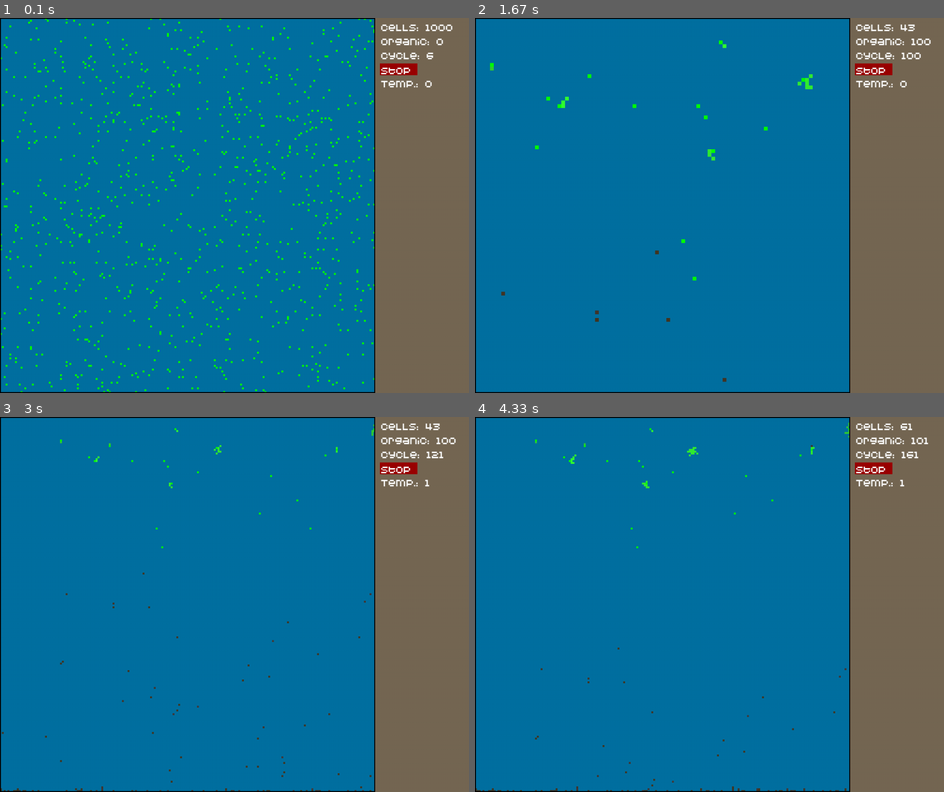
Above: before the commit, frames 1-4 (two rows, left to right).
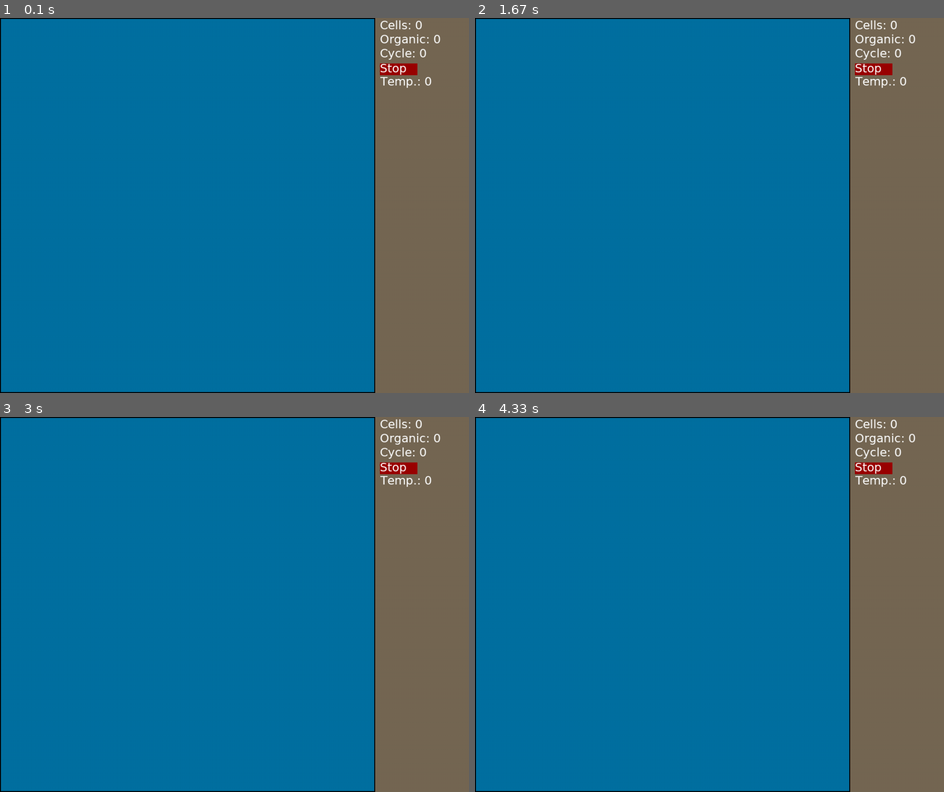
Above: after the commit, the same moments.

Repository: PilotOfAsuka/CellLabPython
Game: pygame game, started from main.py
Two runs of this game, one before a commit and one after it. Both use one fixed random seed, a clock stepped at 60 frames per second and the inputs below.
Inputs (mouse positions are in pixels of both pictures, inside the frame that each line leads up to):
- Up to frame 1 (0.1 s): no input
- Up to frame 2 (1.67 s): hold + 0.33-0.8 s; hold Right 0.33-0.8 s; hold Up from 1.33 s (still down)
- Up to frame 3 (3 s): release Up at 1.8 s; click "Stop" at 1.88 s; tap - at 2.17 s; tap Space at 2.5 s; press the mouse at (398, 469) at 2.87 s; move the mouse to (225, 589) at 2.97 s
- Up to frame 4 (4.33 s): release the mouse at (531, 709) at 3.1 s; press the mouse at (873, 469) at 3.2 s; move the mouse to (878, 465) at 3.3 s; release the mouse at (887, 465) at 3.43 s; press the mouse at (873, 469) at 3.53 s; move the mouse to (704, 552) at 3.63 s; release the mouse at (535, 634) at 3.77 s; press the mouse at (873, 469) at 3.87 s; move the mouse to (784, 600) at 3.97 s; release the mouse at (690, 735) at 4.1 s; press the mouse at (873, 469) at 4.2 s; move the mouse to (737, 570) at 4.3 s

The runs differ from the first frame. In frame 1, 3.6% of the frame differs, in the area x 0-97%, y 0-100%; in frame 2, 1.2%; in frame 3, 1.2%; in frame 4, 1.2%.

Commit message:
Refactoring 15.05.24 15:15

Diff:
--- a/app.py
+++ b/app.py
@@ -1,6 +1,6 @@
-import configs as cfg
+import vars as cfg
 import pygame
-import surface
+import simulation
 import colors
 import main
 import gui
@@ -36,9 +36,9 @@
 
             self.gui.camera.update()
             self.draw()
-            self.surface.check_iterated()
+            #self.surface.check_iterated()
             genome.temp, genome.sun_coord = func.weather_simulation(gui.count_of_cycle)
-            self.surface.update_surface()
+            #self.surface.update_surface()
             self.gui.draw_gui()
             self.event()
             pygame.display.flip()
--- a/configs.py
+++ b/camera/camera.py
@@ -1,37 +1,10 @@
-
-import pygame
-import math
-# Установка размеров окна
-size = width, height = 1000, 800
-screen = pygame.display.set_mode(size)
-pygame.display.set_caption('Bot Simulation')
-gui_offset = 200  # Отступ справа от края для интерфейса
-
-# Мир теперь состоит из клеточек
-CELL_SIZE = 4  # Размер клетки изменяя этот параметр меняется масштаб
-GRID_SIZE_W = (width - gui_offset) // CELL_SIZE  # Задаем ширину сетки мира (-200 Это отступ для интерфейса)
-GRID_SIZE_H = height // CELL_SIZE  # Задаем высоту сетки мира
-START_NUM_OF_CELL = 1000  # Стартовое число клеток при создании мира
-gen_size = 64  # Размер гена
-
-
-world_size = math.sqrt(height**2 + (width - gui_offset)**2)
-# Кортеж направлений
-move_directions = (
-    (0, -1),  # Вверх 0
-    (1, -1),   # Вверх и вправо 1
-    (1, 0),  # Вправо 2
-    (1, 1),  # Вправо и вниз 3
-    (0, 1),  # Вниз 4
-    (-1, 1),  # Вниз и лево 5
-    (-1, 0),  # Влево 6
-    (-1, -1)  # Влево и вверх 7
-)
+from pygame_init import pg
+from vars import width, height
 
 
 class Camera:
     def __init__(self):
-        self.cam = pygame.Rect(0, 0, width-200, height)
+        self.cam = pg.Rect(0, 0, width-200, height)
         self.scale = 1
 
         self.x_offset = 0
@@ -62,35 +35,35 @@
         self.update_position()
 
     def handle_event(self, event):
-        if event.type == pygame.KEYDOWN:
-            if event.key == pygame.K_PLUS or event.key == pygame.K_EQUALS:
+        if event.type == pg.KEYDOWN:
+            if event.key == pg.K_PLUS or event.key == pg.K_EQUALS:
                 self.scale = self.scale + 1 if -1 < self.scale + 1 < 4 else self.scale
-            elif event.key == pygame.K_MINUS:
+            elif event.key == pg.K_MINUS:
                 self.scale = self.scale - 1 if 0 < self.scale - 1 < 4 else self.scale
 
-            elif event.key == pygame.K_LEFT:
+            elif event.key == pg.K_LEFT:
                 self.moving_left = True
                 pass
-            elif event.key == pygame.K_UP:
+            elif event.key == pg.K_UP:
                 self.moving_up = True
                 pass
-            elif event.key == pygame.K_RIGHT:
+            elif event.key == pg.K_RIGHT:
                 self.moving_right = True
                 pass
-            elif event.key == pygame.K_DOWN:
+            elif event.key == pg.K_DOWN:
                 self.moving_down = True
                 pass
-        if event.type == pygame.KEYUP:
-            if event.key == pygame.K_LEFT:
+        if event.type == pg.KEYUP:
+            if event.key == pg.K_LEFT:
                 self.moving_left = False
                 pass
-            elif event.key == pygame.K_UP:
+            elif event.key == pg.K_UP:
                 self.moving_up = False
                 pass
-            elif event.key == pygame.K_RIGHT:
+            elif event.key == pg.K_RIGHT:
                 self.moving_right = False
                 pass
-            elif event.key == pygame.K_DOWN:
+            elif event.key == pg.K_DOWN:
                 self.moving_down = False
                 pass
 
--- a/func.py
+++ b/func.py
@@ -1,9 +1,9 @@
 import random
-import configs as cfg
-import pygame
+from vars import GRID_SIZE_H, GRID_SIZE_W, move_directions, CELL_SIZE, height, width, gui_offset
+from pygame_init import pg, surface
 import numpy as np
 import math
-import gui
+from gui import camera
 import colors as c
 
 
@@ -11,11 +11,11 @@
 
 # Функция для генерации случайной свободной позиции
 def random_position(world_grid):
-    x = random.randint(0, cfg.GRID_SIZE_W - 1)
-    y = random.randint(0, cfg.GRID_SIZE_H - 1)
+    x = random.randint(0, GRID_SIZE_W - 1)
+    y = random.randint(0, GRID_SIZE_H - 1)
     while world_grid[y][x] is not None:
-        x = random.randint(0, cfg.GRID_SIZE_W - 1)
-        y = random.randint(0, cfg.GRID_SIZE_H - 1)
+        x = random.randint(0, GRID_SIZE_W - 1)
+        y = random.randint(0, GRID_SIZE_H - 1)
     return x, y  # Возврат случайных свободных позиций
 
 
@@ -23,15 +23,16 @@
 def get_free_adjacent_positions(position, world_grid):
     x, y = position
     free_positions = []
-    for dx, dy in cfg.move_directions:
-        nx = x + dx if -1 < x + dx < cfg.GRID_SIZE_W else x
-        ny = y + dy if -1 < y + dy < cfg.GRID_SIZE_H else y
+    for dx, dy in move_directions:
+        nx = x + dx if -1 < x + dx < GRID_SIZE_W else x
+        ny = y + dy if -1 < y + dy < GRID_SIZE_H else y
         if world_grid[ny][nx] is None:
             free_positions.append((nx, ny))
     return free_positions  # Возврат свободных позиций
 
 
 # Функция мутации
+
 def mutate_genome(genome):
     mutation_chance = 0.1  # Шанс мутации для каждого гена
     for i in range(len(genome)):
@@ -40,6 +41,7 @@
 
 
 # Функция мутации
+
 def mutate_genome_new(genome, mutation_chance, new_genome):
     """
     genome = Принимает на вход геном
@@ -54,14 +56,15 @@
 # Функция отрисовки объектов
 def draw_obj(obj, border_size=1):
     x, y = obj.position
-    rect = pygame.Rect((x + gui.camera.x_offset) * (cfg.CELL_SIZE * gui.camera.scale),
-                       (y + gui.camera.y_offset) * (cfg.CELL_SIZE * gui.camera.scale),
-                       (cfg.CELL_SIZE * gui.camera.scale), (cfg.CELL_SIZE * gui.camera.scale))
-    pygame.draw.rect(cfg.screen, obj.color, rect)
+    rect = pg.Rect((x + camera.x_offset) * (CELL_SIZE * camera.scale),
+                       (y + camera.y_offset) * (CELL_SIZE * camera.scale),
+                       (CELL_SIZE * camera.scale), (CELL_SIZE * camera.scale))
+    pg.draw.rect(surface, obj.color, rect)
     obj.rect = rect
     border_rect = rect.inflate(border_size * 2, border_size * 2)
     if obj.click is True:
-        pygame.draw.rect(cfg.screen,c.BLACK , border_rect, border_size)
+        pg.draw.rect(surface, c.BLACK, border_rect, border_size)
+
 
 def weather_simulation(cycle):
     """
@@ -81,8 +84,8 @@
 
     # Положение солнца зависит от цикла, оно движется от левого верхнего до правого нижнего угла
     change_every = 10  # изменять каждые _ циклов
-    sun_x = (cycle // change_every) % (cfg.width-cfg.gui_offset)
-    sun_y = (cycle // change_every) % cfg.height
+    sun_x = (cycle // change_every) % (width-gui_offset)
+    sun_y = (cycle // change_every) % height
     return int(temp), (sun_x, sun_y)
 
 
--- a/genome.py
+++ b/genome.py
@@ -1,8 +1,7 @@
 import random
-import configs as cfg
+import vars as cfg
 import func
 import objects as objs
-import surface
 import pygame
 import gui
 import colors as c
--- a/gui.py
+++ b/gui.py
@@ -1,15 +1,16 @@
+from pygame_init import *
+from camera.camera import Camera
+from pygame_init import pg
+import colors as c
+from vars import width, height, gui_offset
 
-import configs as cfg
-import colors as c
-import main
-import pygame
-import genome
+
 
 
 # Класс Slider
 class Slider:
     def __init__(self, x, y, w, h, min_val, max_val):
-        self.rect = pygame.Rect(x, y, w, h)
+        self.rect = pg.Rect(x, y, w, h)
         self.min_val = min_val  # Минимальное значение
         self.max_val = max_val  # Максимальное значение
         self.val = min_val  # Значение слайдера
@@ -17,12 +18,12 @@
 
     # Обработка событий слайдера
     def handle_event(self, event):
-        if event.type == pygame.MOUSEBUTTONDOWN:
+        if event.type == pg.MOUSEBUTTONDOWN:
             if self.rect.collidepoint(event.pos):
                 self.dragging = True
-        elif event.type == pygame.MOUSEBUTTONUP:
+        elif event.type == pg.MOUSEBUTTONUP:
             self.dragging = False
-        elif event.type == pygame.MOUSEMOTION:
+        elif event.type == pg.MOUSEMOTION:
             if self.dragging:
                 mouse_x, _ = event.pos
                 self.val = (max(min((mouse_x - self.rect.x) / self.rect.width, 1), 0) *
@@ -30,14 +31,14 @@
 
     # Отрисовка слайдера
     def draw(self, screen):
-        pygame.draw.rect(screen, c.WHITE, self.rect)
+        pg.draw.rect(screen, c.WHITE, self.rect)
         slider_pos = int((self.val - self.min_val) / (self.max_val - self.min_val) * self.rect.width)
-        pygame.draw.rect(screen, c.FOOD_COLOR, (self.rect.x + slider_pos, self.rect.y, 20, self.rect.height))
+        pg.draw.rect(screen, c.FOOD_COLOR, (self.rect.x + slider_pos, self.rect.y, 20, self.rect.height))
 
 
 class Button:
     def __init__(self, x, y, w, h):
-        self.rect = pygame.Rect(x, y, w, h)
+        self.rect = pg.Rect(x, y, w, h)
         self.click = True
         self.stop_color = (0, 155, 0)
         self.start_color = (155, 0, 0)
@@ -47,21 +48,21 @@
         self.y = y
 
     def handle_event(self, event):
-        if event.type == pygame.MOUSEBUTTONDOWN and self.rect.collidepoint(event.pos):
+        if event.type == pg.MOUSEBUTTONDOWN and self.rect.collidepoint(event.pos):
             if self.click is True:
                 self.click = False
             else:
                 self.click = True
 
-    def draw(self, screen):
+    def draw(self):
         if self.click is True:
-            pygame.draw.rect(screen, self.start_color, self.rect)
-            count_text = main.font.render(self.clicked_text, True, c.WHITE)
-            cfg.screen.blit(count_text, (self.x, self.y - 5))
+            pg.draw.rect(surface, self.start_color, self.rect)
+            count_text = font.render(self.clicked_text, True, c.WHITE)
+            surface.blit(count_text, (self.x, self.y - 5))
         else:
-            pygame.draw.rect(screen, self.stop_color, self.rect)
-            count_text = main.font.render(self.non_clicked_text, True, c.WHITE)
-            cfg.screen.blit(count_text, (self.x, self.y - 6))
+            pg.draw.rect(surface, self.stop_color, self.rect)
+            count_text = font.render(self.non_clicked_text, True, c.WHITE)
+            surface.blit(count_text, (self.x, self.y - 6))
 
 
 gui_offset_x, gui_offset_y = 10, 0  # Отступы от края ГУИ
@@ -70,35 +71,36 @@
 count_of_food = 0  # Счетчик кол-во органики
 count_of_cycle = 0  # Счетчик кол-во циклов
 
-camera = cfg.Camera()
+camera = Camera()
 
-start_stop_button = Button(cfg.width - cfg.gui_offset + gui_offset_x, gui_offset_y + 7 + line_text_offset *
-                      3, 80, 25)
+start_stop_button = Button(width - gui_offset + gui_offset_x, gui_offset_y + 7 + line_text_offset *
+                           3, 80, 25)
 
 
 def draw_text(text, var, x, y):
-    count_text = main.font.render(text + " " + str(var), True, c.WHITE)
-    cfg.screen.blit(count_text, (x, y))
+    count_text = font.render(text + " " + str(var), True, c.WHITE)
+    surface.blit(count_text, (x, y))
 
-def draw_gui_rect(screen):
-    rect = pygame.Rect(cfg.width - 200, 0, 200, cfg.height)
-    pygame.draw.rect(screen, (117, 104, 84), rect)
+
+def draw_gui_rect():
+    rect = pg.Rect(width - 200, 0, 200, height)
+    pg.draw.rect(surface, (117, 104, 84), rect)
 
 
 def draw_border():
-    rect = pygame.Rect(0, 0, cfg.width - cfg.gui_offset, cfg.height)
-    pygame.draw.rect(cfg.screen, c.BLACK, rect, width=2)
+    rect = pg.Rect(0, 0, width - gui_offset, height)
+    pg.draw.rect(surface, c.BLACK, rect, width=2)
 
 
 def draw_gui():
-    draw_gui_rect(cfg.screen)
+    draw_gui_rect()
     # Отрисовка текста кол-ва клеток
-    draw_text("Cells:", count_of_cell, cfg.width - cfg.gui_offset + gui_offset_x, gui_offset_y)
+    draw_text("Cells:", count_of_cell, width - gui_offset + gui_offset_x, gui_offset_y)
     # Отрисовка текста кол-ва органики
-    draw_text("Organic:", count_of_food, cfg.width - cfg.gui_offset + gui_offset_x, gui_offset_y + line_text_offset)
+    draw_text("Organic:", count_of_food, width - gui_offset + gui_offset_x, gui_offset_y + line_text_offset)
     # Отрисовка текста кол-ва циклов
-    draw_text("Cycle:", count_of_cycle, cfg.width - cfg.gui_offset + gui_offset_x, gui_offset_y + line_text_offset * 2)
+    draw_text("Cycle:", count_of_cycle, width - gui_offset + gui_offset_x, gui_offset_y + line_text_offset * 2)
     # Отрисовка текста "Скорость"
-    draw_text("Temp.:", genome.temp, cfg.width - cfg.gui_offset + gui_offset_x, gui_offset_y + line_text_offset * 4)
+    draw_text("Temp.:",0, width - gui_offset + gui_offset_x, gui_offset_y + line_text_offset * 4)
     draw_border()
-    start_stop_button.draw(cfg.screen)
+    start_stop_button.draw()
--- a/main.py
+++ b/main.py
@@ -1,16 +1,5 @@
-# ИмПоРтЫ
-import pygame
-import app
-import configs as cfg
-
-# Инициализация Pygame
-pygame.init()
-clock = pygame.time.Clock()
-pygame.font.init()
-font = pygame.font.Font("font/REDENSEK.TTF", 35)  # Выберите подходящий шрифт и размер
-
+from pygame_cycle import pygame_cycle
 
 # Main.py :D
 if __name__ == "__main__":
-    app = app.App()
-    app.loop()
+    pygame_cycle(run=True)
--- a/objects.py
+++ b/objects.py
@@ -1,7 +1,7 @@
 import colors as c
 import gui
-import surface
-import configs as cfg
+import simulation
+import vars as cfg
 import genome
 import pygame
 
--- /dev/null
+++ b/pygame_cycle.py
@@ -0,0 +1,23 @@
+from pygame_init import *
+import gui
+from colors import BKG_COLOR
+from simulation import update_surface, check_iterated
+
+
+def pygame_cycle(run=False):
+    while run:
+        for event in pg.event.get():
+            if event.type == pg.QUIT:
+                exit()
+            gui.start_stop_button.handle_event(event)
+            gui.camera.handle_event(event)
+
+        surface.fill(BKG_COLOR)
+        gui.camera.update()
+
+        #heck_iterated()
+
+        #update_surface()
+        gui.draw_gui()
+        pg.display.flip()
+        clock.tick(60)
--- /dev/null
+++ b/pygame_init.py
@@ -0,0 +1,11 @@
+import pygame as pg
+from vars import RES
+
+
+# Инициализация Pygame
+pg.init()
+pg.display.set_caption("CellLab")
+surface = pg.display.set_mode(RES)
+clock = pg.time.Clock()
+
+font = pg.font.SysFont("Verdana", 25)  # Параметры шрифта
--- /dev/null
+++ b/simulation.py
@@ -0,0 +1,53 @@
+from genome import BotGenome, Cell
+from vars import GRID_SIZE_H, GRID_SIZE_W, START_NUM_OF_CELL
+from func import draw_obj, random_position
+from objects import Food
+import gui
+
+
+# Инициализация двумерного массива мира
+world_grid = [[None for _ in range(GRID_SIZE_W)] for _ in range(GRID_SIZE_H)]  # Мир в котором живут клетки
+
+
+def update_surface():
+    if gui.start_stop_button.click is True:
+        gui.count_of_cycle += 1
+    gui.count_of_cell = 0
+    gui.count_of_food = 0
+    for y in range(GRID_SIZE_H):
+        for x in range(GRID_SIZE_W):
+            obj = world_grid[y][x]
+            if obj and not obj.iterated:  # Проверяем, не прошел ли объект уже итерацию
+                if isinstance(obj, BotGenome):
+                    if gui.start_stop_button.click is True:
+                        obj.execute_genome()
+                    obj.draw_obj()
+                    gui.count_of_cell += 1
+                elif isinstance(obj, Food):
+                    if gui.start_stop_button.click is True:
+                        obj.count_of_cycle += 1
+                        obj.check_death()
+                        obj.move()
+                    gui.count_of_food += 1
+                    draw_obj(obj)
+                obj.iterated = True  # Устанавливаем флаг, что объект уже прошел итерацию
+
+
+def init_cells():
+    # Инициализация начальных клеток в мире
+    for _ in range(START_NUM_OF_CELL):
+        free_x, free_y = random_position(world_grid)
+        bot = Cell(x=free_x, y=free_y)
+        world_grid[free_y][free_x] = bot
+    pass
+
+
+def check_iterated():
+    for y in range(GRID_SIZE_H):
+        for x in range(GRID_SIZE_W):
+            obj = world_grid[y][x]
+            if obj:
+                obj.iterated = False
+
+
+init_cells()
--- a/surface.py
+++ /dev/null
@@ -1,57 +0,0 @@
-import genome
-import func
-import objects as objs
-import gui
-import configs as cfg
-import pygame
-# Инициализация двумерного массива мира
-world_grid = [[None for _ in range(cfg.GRID_SIZE_W)] for _ in range(cfg.GRID_SIZE_H)]  # Мир в котором живут клетки
-
-
-# Класс Surface определяет мир или же поверхность для отрисовки
-class Surface:
-
-    # Функция обновления объектов в мире
-    @staticmethod
-    def update_surface():
-        if gui.start_stop_button.click is True:
-            gui.count_of_cycle += 1
-        gui.count_of_cell = 0
-        gui.count_of_food = 0
-        for y in range(cfg.GRID_SIZE_H):
-            for x in range(cfg.GRID_SIZE_W):
-                obj = world_grid[y][x]
-                if obj and not obj.iterated:  # Проверяем, не прошел ли объект уже итерацию
-                    if isinstance(obj, genome.BotGenome):
-                        if gui.start_stop_button.click is True:
-                            obj.execute_genome()
-                        obj.draw_obj()
-                        gui.count_of_cell += 1
-                    elif isinstance(obj, objs.Food):
-                        if gui.start_stop_button.click is True:
-                            obj.count_of_cycle += 1
-                            obj.check_death()
-                            obj.move()
-                        gui.count_of_food += 1
-                        func.draw_obj(obj)
-                    obj.iterated = True  # Устанавливаем флаг, что объект уже прошел итерацию
-
-    @staticmethod
-    def init_cells():
-        # Инициализация начальных клеток в мире
-        for _ in range(cfg.START_NUM_OF_CELL):
-            free_x, free_y = func.random_position(world_grid)
-            bot = genome.Cell(x=free_x, y=free_y)
-            world_grid[free_y][free_x] = bot
-        pass
-
-    @staticmethod
-    def check_iterated():
-        for y in range(cfg.GRID_SIZE_H):
-            for x in range(cfg.GRID_SIZE_W):
-                obj = world_grid[y][x]
-                if obj:
-                    obj.iterated = False
-
-
-Surface.init_cells()
--- /dev/null
+++ b/vars.py
@@ -0,0 +1,23 @@
+
+# Установка размеров окна
+RES = width, height = 1000, 800
+gui_offset = 200  # Отступ справа от края для интерфейса
+
+# Мир теперь состоит из клеточек
+CELL_SIZE = 5  # Размер клетки изменяя этот параметр меняется масштаб
+GRID_SIZE_W = (width - gui_offset) // CELL_SIZE  # Задаем ширину сетки мира (-200 Это отступ для интерфейса)
+GRID_SIZE_H = height // CELL_SIZE  # Задаем высоту сетки мира
+START_NUM_OF_CELL = 1000  # Стартовое число клеток при создании мира
+gen_size = 64  # Размер гена
+
+# Кортеж направлений
+move_directions = (
+    (0, -1),  # Вверх 0
+    (1, -1),   # Вверх и вправо 1
+    (1, 0),  # Вправо 2
+    (1, 1),  # Вправо и вниз 3
+    (0, 1),  # Вниз 4
+    (-1, 1),  # Вниз и лево 5
+    (-1, 0),  # Влево 6
+    (-1, -1)  # Влево и вверх 7
+)
